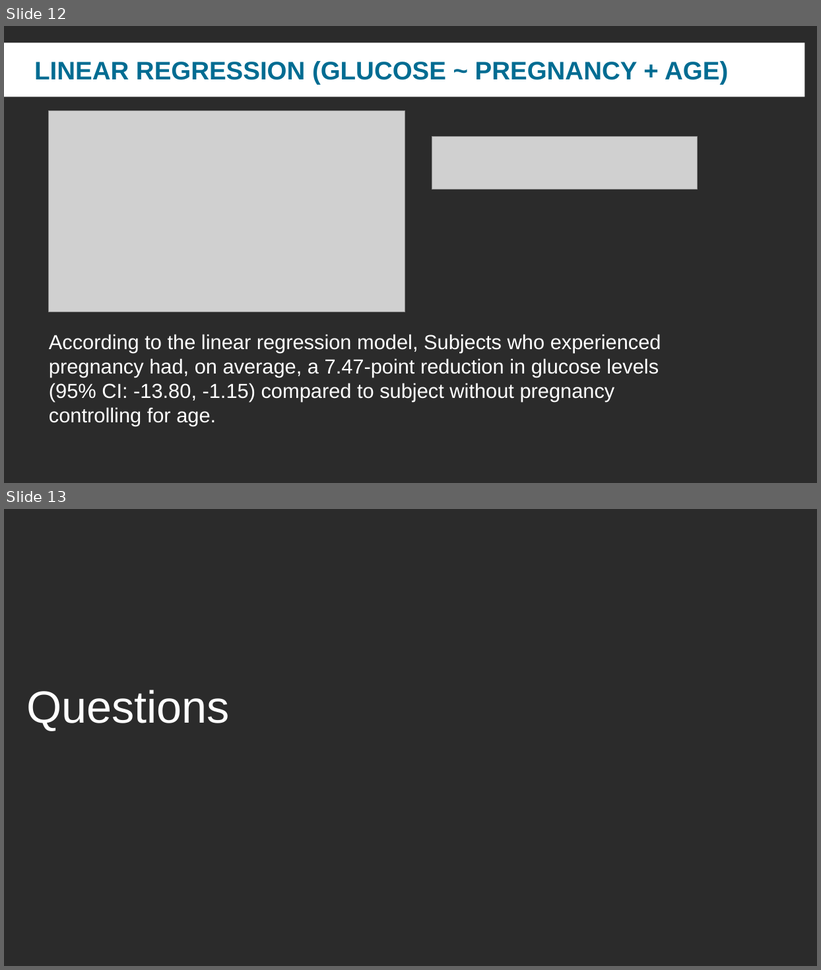
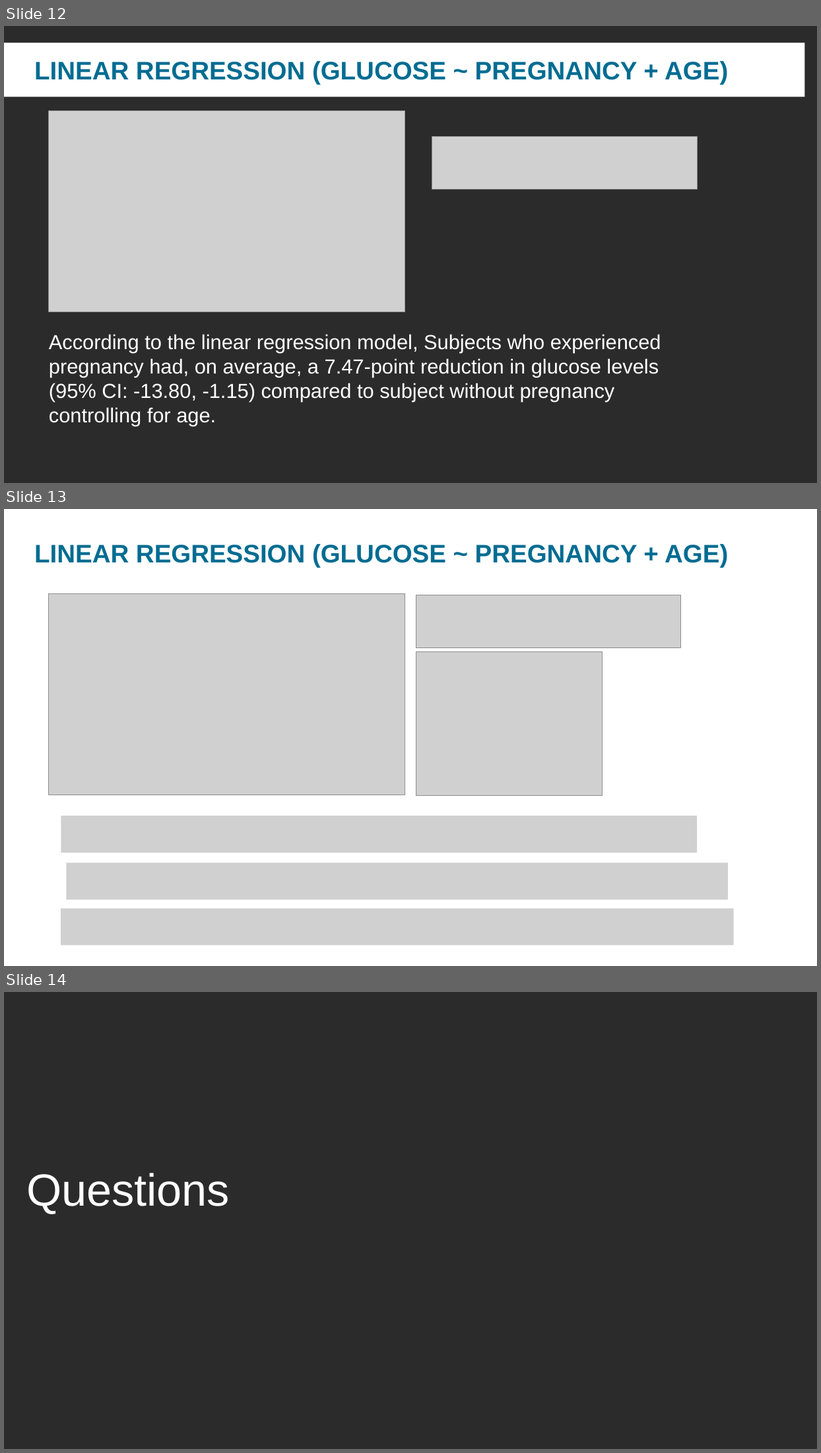
Before and after one commit to mbounthavong/VA-Resident-Study-Design-and-Biostats-Review, a slide deck: Presentations/6A - Linear Regression models.pptx. Shown one above the other, each under a label of ours: slides 12 and 13 before the commit, slides 12, 13 and 14 after it. The pictures are 821x970 and 821x1453 pixels, drawn with LibreOffice and Linux fonts; fonts in the diff are those of the drawing; grey boxes stand for pictures; background and template pictures are left out; a plain dark background stands for a picture behind light text. Boxes give left, top, right and bottom in pixels: in the first picture for what was removed or moved away, otherwise in the second. Text is boxed around its words. In the diff, an @@ line names an element or a change of style, - is before the commit and + after.

```diff
--- a/Presentations/6A - Linear Regression models.pptx
+++ b/Presentations/6A - Linear Regression models.pptx
@@ slide 13 added at (x1=4, y1=509, x2=817, y2=966), background picture (left out) @@
@@ title added at (x1=34, y1=544, x2=728, y2=568), 30 pt, text #006C92, bold @@
+LINEAR REGRESSION (GLUCOSE ~ PREGNANCY + AGE)
@@ picture added at (x1=48, y1=593, x2=405, y2=795) @@
@@ picture added at (x1=416, y1=595, x2=681, y2=648) @@
@@ picture added at (x1=416, y1=652, x2=603, y2=795) @@
@@ picture added at (x1=61, y1=816, x2=697, y2=853) @@
@@ picture added at (x1=66, y1=863, x2=728, y2=900) @@
@@ picture added at (x1=61, y1=908, x2=734, y2=946) @@
@@ what was slide 13 is now slide 14 @@
```
